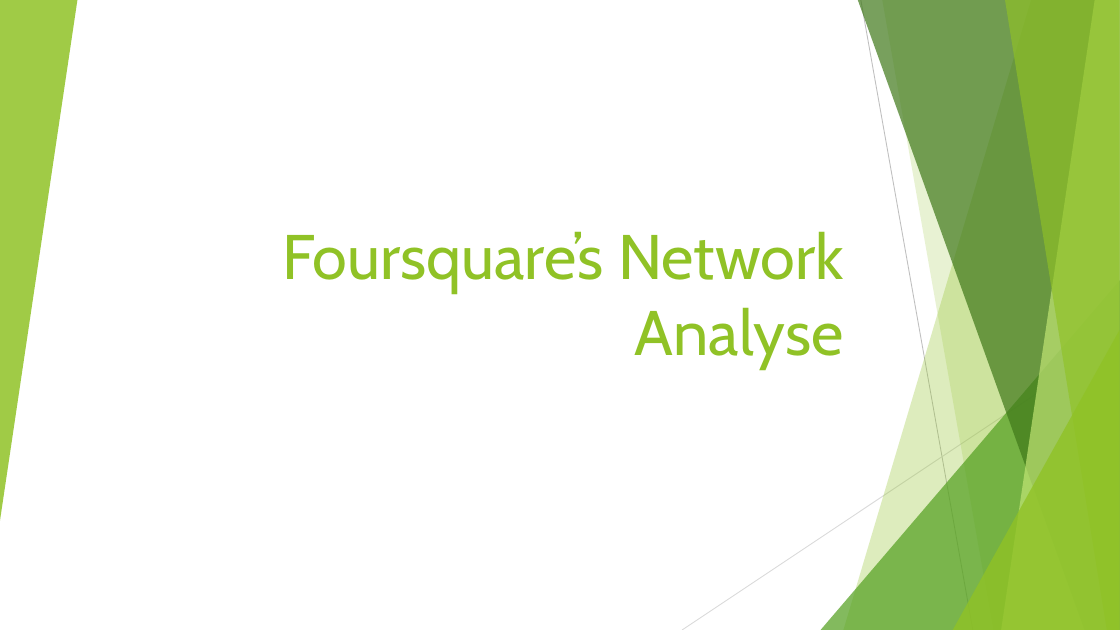
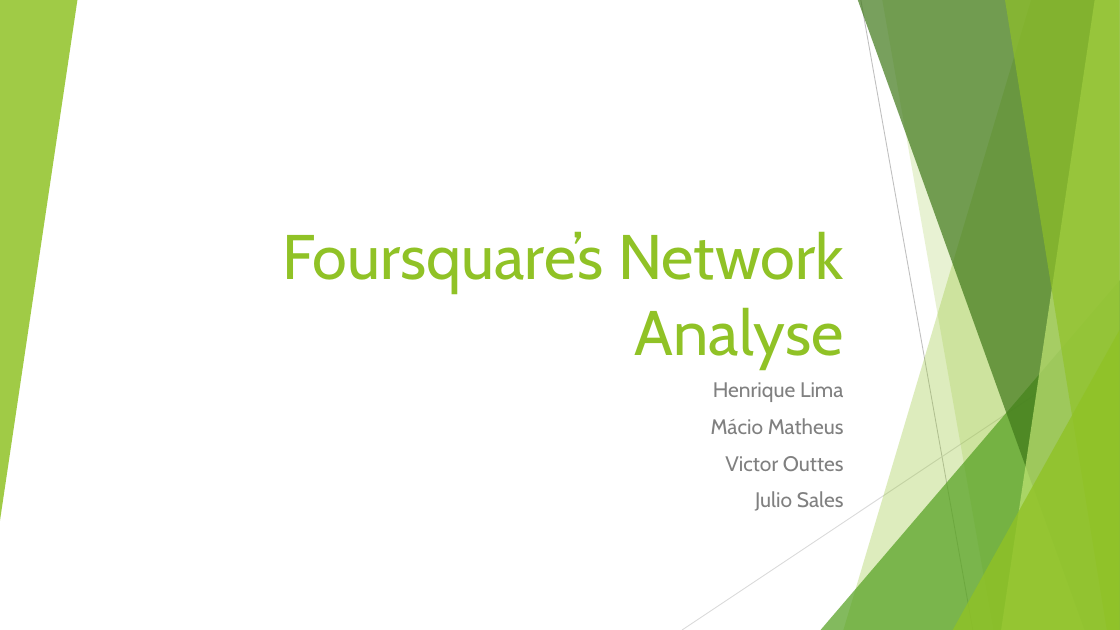
Before and after one commit to macio-matheus/analysis-geospatial-data, a slide deck: slide 1 of docs/Foursquare’s Network Analyse.pptx. Drawn at 1120x630 pixels with LibreOffice and Linux fonts; fonts in the diff are those of the drawing. Boxes give left, top, right and bottom in pixels: in the first picture for what was removed or moved away, otherwise in the second. Text is boxed around its words. In the diff, an @@ line names an element or a change of style, - is before the commit and + after.

```diff
--- a/docs/Foursquare’s Network Analyse.pptx
+++ b/docs/Foursquare’s Network Analyse.pptx
@@ subtitle added at bbox=[711, 382, 844, 511], 18 pt, text #808080 @@
+Henrique Lima
+Mácio Matheus
+Victor Outtes
+Julio Sales
```
Also in this commit, not shown: 10 other slides changed, 1 slide added.
